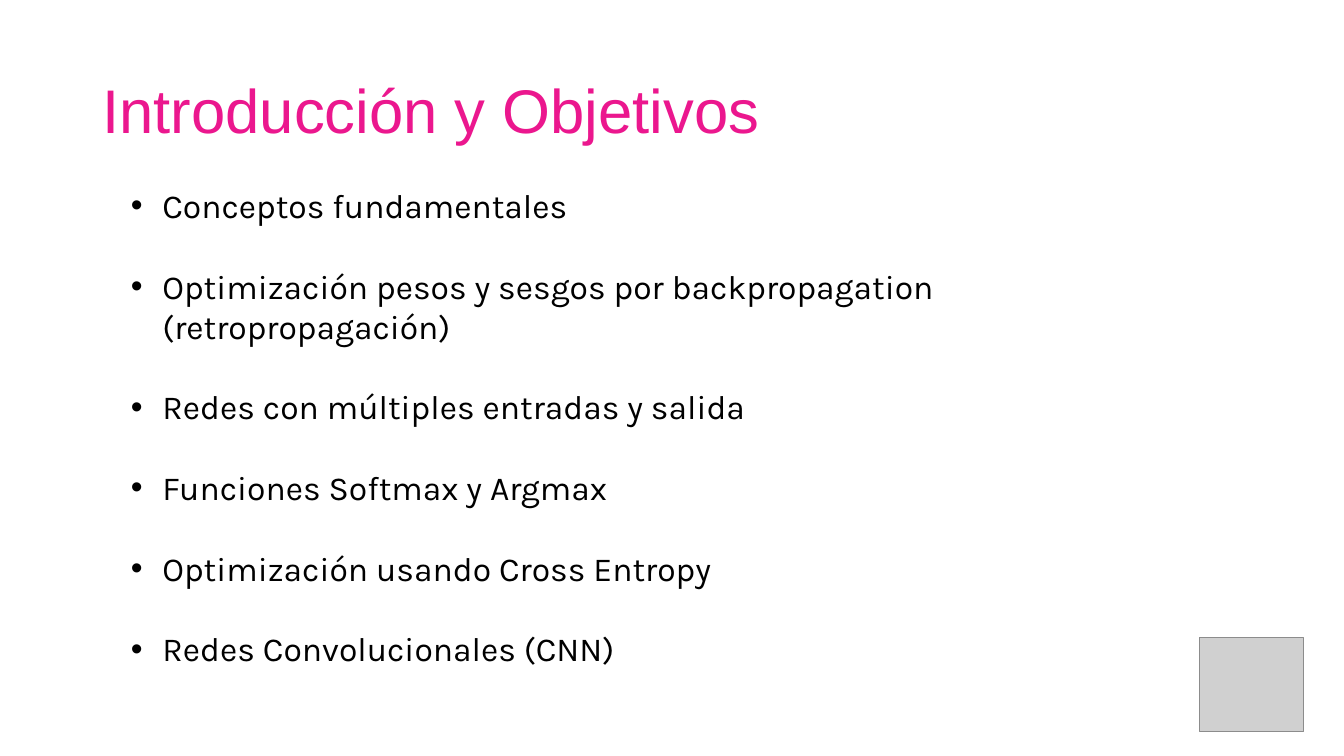
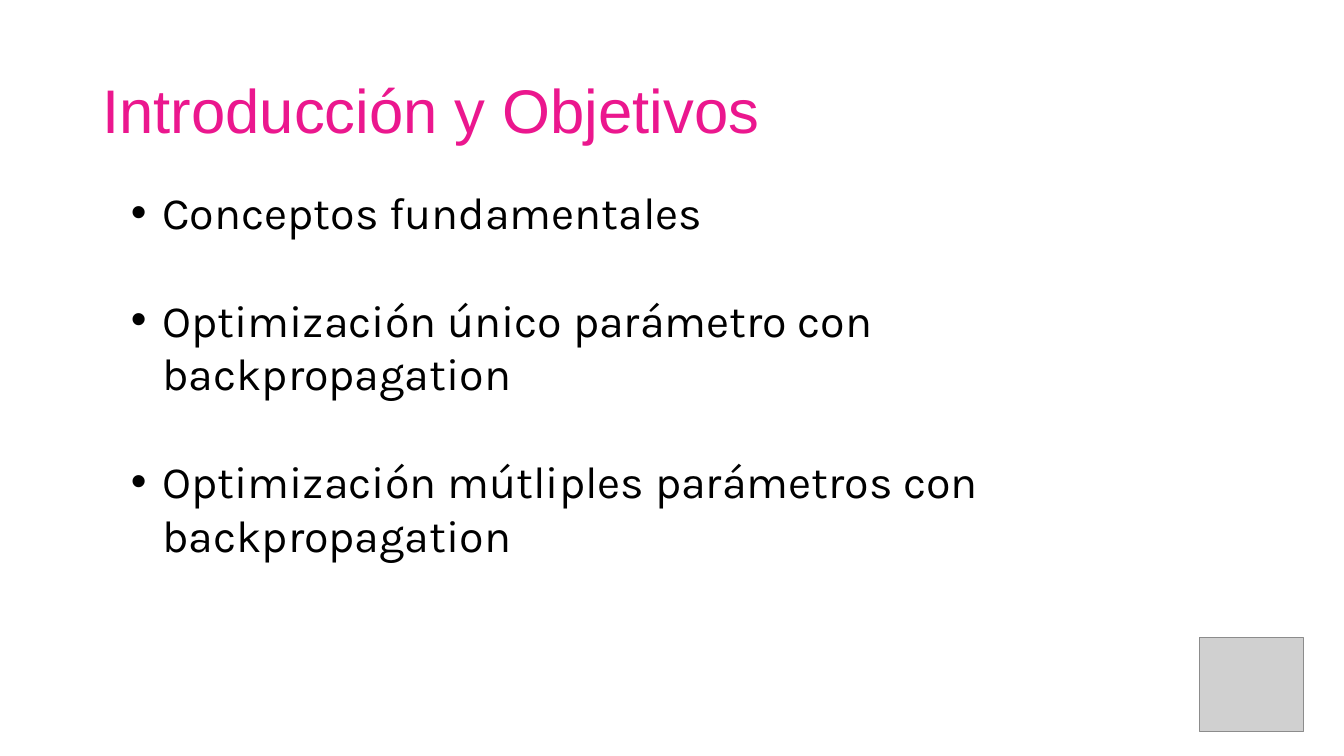
Before and after one commit to AISC-Madrid/workshop-materials, a slide deck: slide 4 of Neural Networks/Slides.pptx. Drawn at 1344x756 pixels with LibreOffice and Linux fonts; fonts in the diff are those of the drawing; grey boxes stand for pictures. Boxes give left, top, right and bottom in pixels: in the first picture for what was removed or moved away, otherwise in the second. Text is boxed around its words. In the diff, an @@ line names an element or a change of style, - is before the commit and + after.

```diff
--- a/Neural Networks/Slides.pptx
+++ b/Neural Networks/Slides.pptx
@@ text at (162,198,702,240): size 24 to 32 pt in "Conceptos fundamentales" @@
@@ text at (162,303,978,563): text changed; size 24 to 32 pt @@
-• Optimización pesos y sesgos por backpropagation (retropropagación)
-• Redes con múltiples entradas y salida
-• Funciones Softmax y Argmax
-• Optimización usando Cross Entropy
-• Redes Convolucionales (CNN)
+• Optimización único parámetro con backpropagation
+• Optimización mútliples parámetros con backpropagation
```
Also in this commit, not shown: 61 other slides changed, 6 slides added, 8 slides removed, 1 other file.
